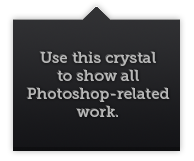
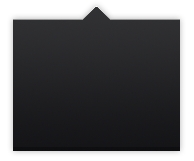
Two versions of the same layered image (194x161). Layer-by-layer changes:
removed layer "Use this crystal to show all Photoshop-related work." over [27, 52, 170, 117]
